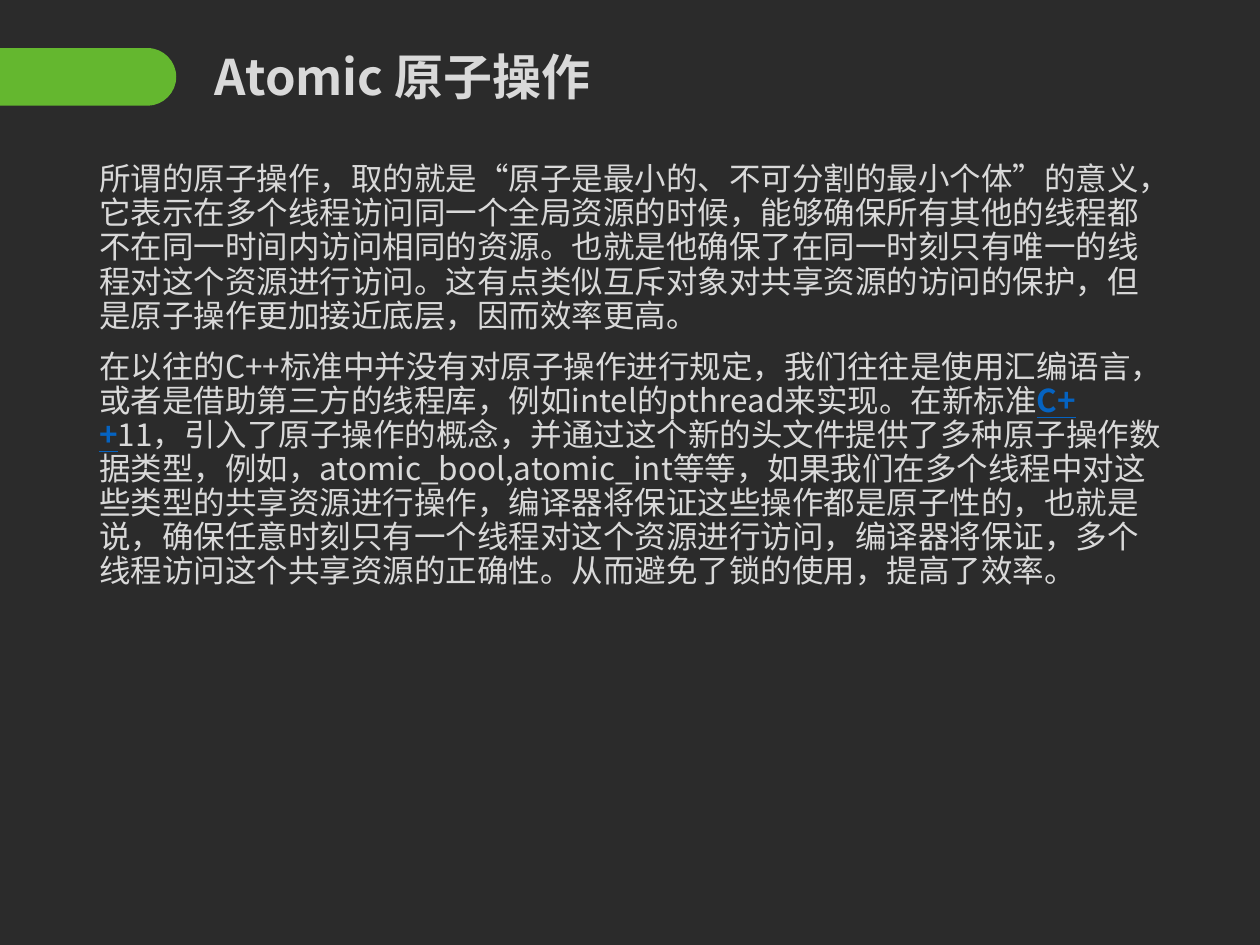
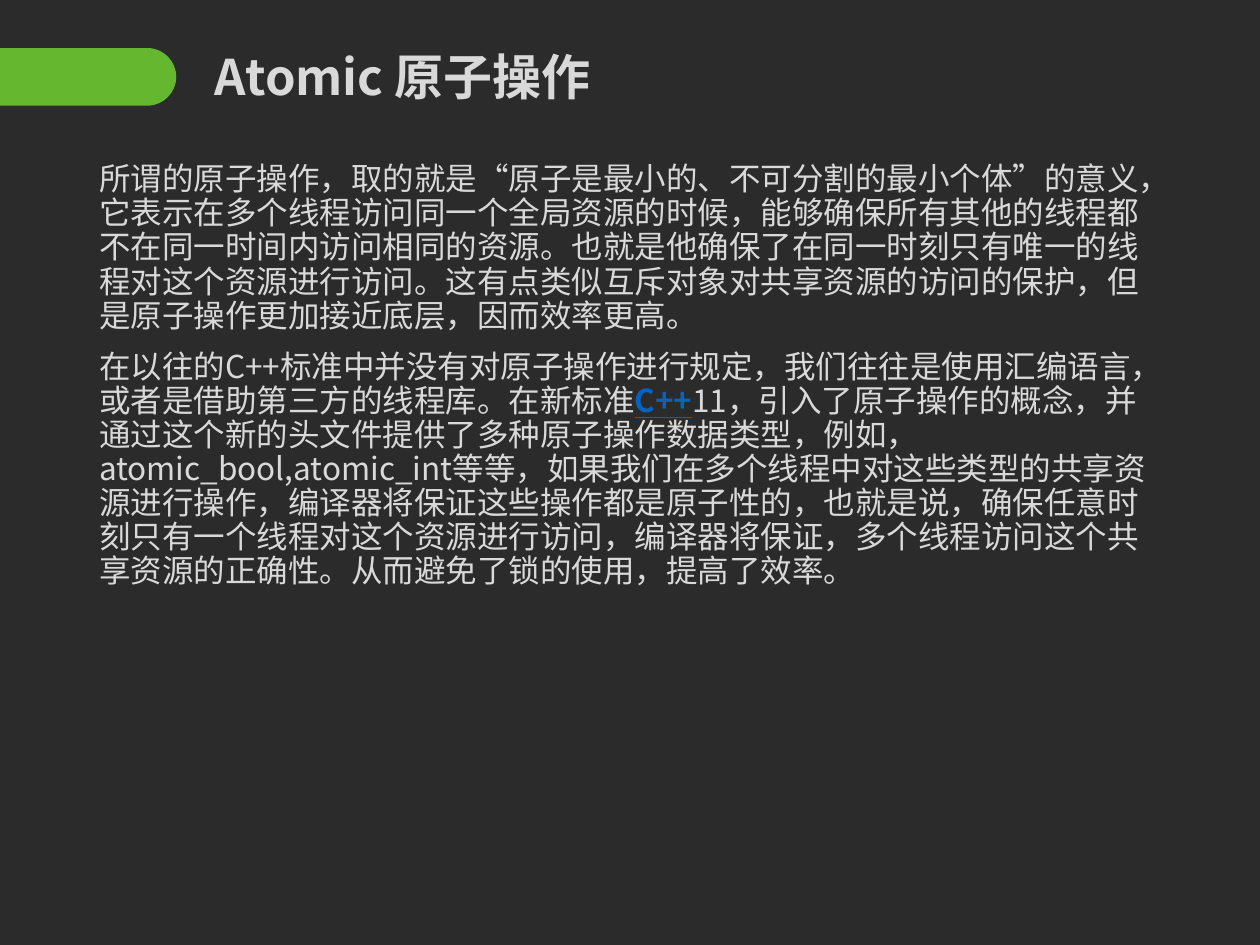
Before and after one commit to Mr-WangJin/cpp11, a slide deck: slide 13 of c++11.pptx (slide 11 before the commit). Drawn at 1260x945 pixels with LibreOffice and Linux fonts; fonts in the diff are those of the drawing; background and template pictures are left out; a plain dark background stands for a picture behind light text. Boxes give left, top, right and bottom in pixels: in the first picture for what was removed or moved away, otherwise in the second. Text is boxed around its words. In the diff, an @@ line names an element or a change of style, - is before the commit and + after.

```diff
--- a/c++11.pptx
+++ b/c++11.pptx
@@ text at (99, 351, 1162, 585): text changed @@
-在以往的C++标准中并没有对原子操作进行规定，我们往往是使用汇编语言，或者是借助第三方的线程库，例如intel的pthread来实现。在新标准C++11，引入了原子操作的概念，并通过这个新的头文件提供了多种原子操作数据类型，例如，atomic_bool,atomic_int等等，如果我们在多个线程中对这些类型的共享资源进行操作，编译器将保证这些操作都是原子性的，也就是说，确保任意时刻只有一个线程对这个资源进行访问，编译器将保证，多个线程访问这个共享资源的正确性。从而避免了锁的使用，提高了效率。
+在以往的C++标准中并没有对原子操作进行规定，我们往往是使用汇编语言，或者是借助第三方的线程库。在新标准C++11，引入了原子操作的概念，并通过这个新的头文件提供了多种原子操作数据类型，例如，atomic_bool,atomic_int等等，如果我们在多个线程中对这些类型的共享资源进行操作，编译器将保证这些操作都是原子性的，也就是说，确保任意时刻只有一个线程对这个资源进行访问，编译器将保证，多个线程访问这个共享资源的正确性。从而避免了锁的使用，提高了效率。
```
Also in this commit, not shown: 4 other slides changed, 2 slides added, 5 other files.
